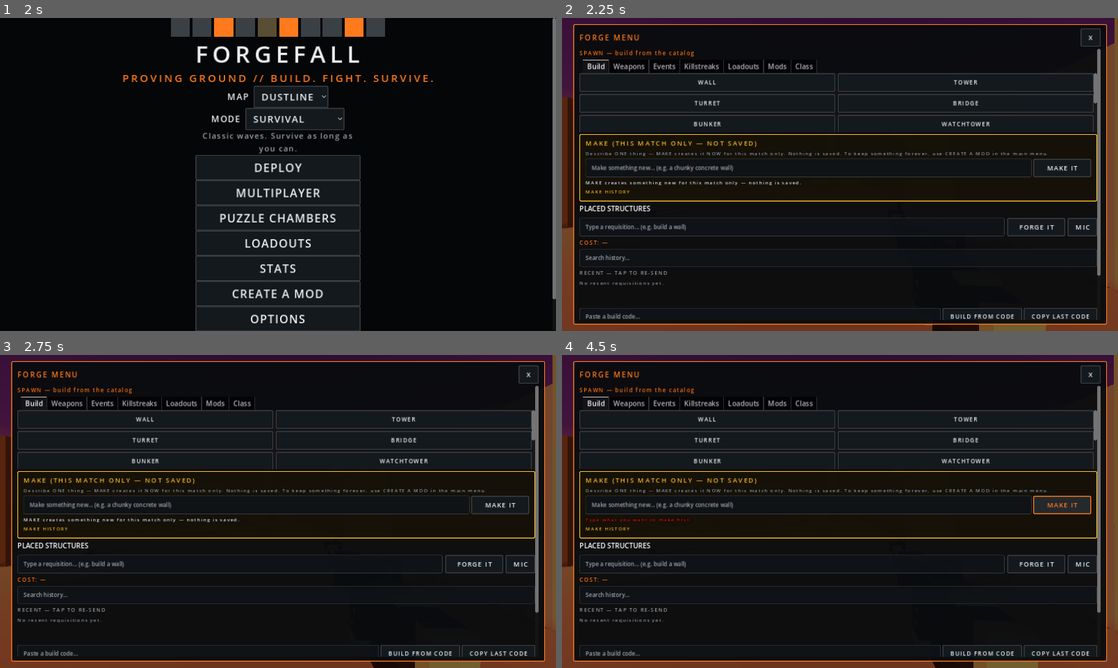
Above: before the commit, frames 1-4 (two rows, left to right).
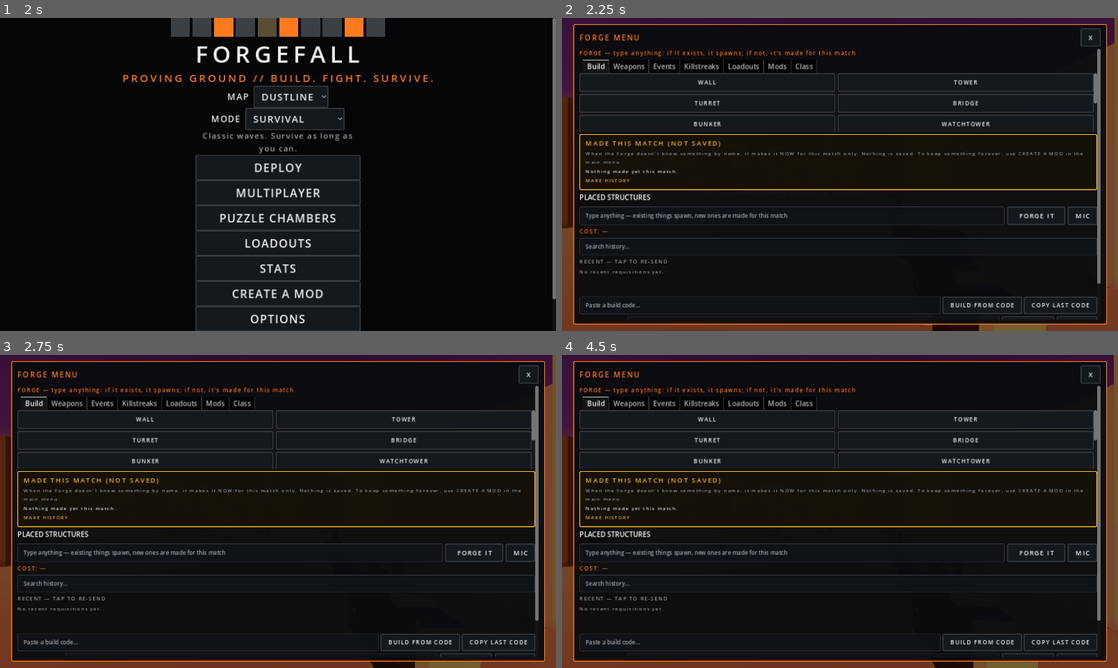
Above: after the commit, the same moments.

Repository: vatherty/FORGEFALL
Game: Godot game, scene res://scenes/main.tscn
Two runs of this game, one before a commit and one after it. Both use one fixed random seed, a clock stepped at 60 frames per second and the inputs below.
Inputs (mouse positions are in pixels of both pictures, inside the frame that each line leads up to):
- Up to frame 1 (2 s): click "DUSTLINE" at 0.5 s; click "SURVIVAL" at 1.25 s
- Up to frame 2 (2.25 s): click "DEPLOY" at 2 s
- Up to frame 3 (2.75 s): no input
- Up to frame 4 (4.5 s): click "X" at 2.75 s; click "FORGE" at 3.5 s; click (1062, 505) at 4.25 s, where only the run before the commit has a clickable "MAKE IT"

Frame 1 is identical in both runs. In frame 2, 7.0% of the frame differs, in the area x 3-97%, y 10-97%; in frame 3, 7.0%; in frame 4, 7.3%.

Commit message:
FORGEFALL v0.5.12 source sync: scripts/ui/forge_menu.gd

Diff:
--- a/scripts/ui/forge_menu.gd
+++ b/scripts/ui/forge_menu.gd
@@ -100,19 +100,30 @@
 var _wired := false
 var _mic_button: Button
 var _speech: SpeechInput
-# v0.5.3 Forge MAKE (session-scoped creation): ONE prompt box. MAKE
-# calls the same ModCreator.generate() entry point the Create-a-Mod
-# menu uses, but NEVER install() — the made thing lives in this match
-# only and nothing is written to user://mods/.
+# v0.5.12 UNIFIED FORGE (Colin's design): ONE prompt box. The old
+# SPAWN box and MAKE box are merged: the single box resolves first
+# (an installed mod / base weapon / structure / catalog entry spawns
+# as-is) and only generates when nothing exists (MAKE: session-scoped,
+# never saved). The MAKE panel below holds the status line + history
+# for what this match made — it has NO input of its own anymore.
 var _spawn_label: Label
 var _make_panel: PanelContainer
 var _make_title: Label
 var _make_explainer: Label
-var _make_input: LineEdit
-var _make_button: Button
 var _make_status: Label
 var _make_creator: ModCreator
 var _make_generating := false
+# v0.5.12 UNIFIED FORGE: the prompt the single box submitted that is
+# still awaiting its forge_result ("" = none). When the pipeline
+# answers "Don't know" for it (nothing exists by that name), the menu
+# falls back to MAKE generation with the same prompt — resolve first,
+# make if it doesn't exist. _unified_make_attempted guards the
+# fallback to once per prompt (MAKE failures report through the MAKE
+# status line, never back through forge_result, so no loop is
+# possible — the flag is belt-and-braces).
+var _unified_pending_prompt := ""
+var _unified_awaiting_result := false
+var _unified_make_attempted := false
 # v0.5.9 MAKE parity: the prompt awaiting generation (the manager
 # records it in MAKE history on success), and the MAKE-history list
 # (MAKE builds, most recent first — separate from the Forge-prompt
@@ -232,12 +243,13 @@
 	content_scroll.add_child(content)
 	_content_box = content
 
-	# SPAWN section header: the preset tabs + the typed requisition
-	# below build from the fixed catalog. MAKE (further down) is the
-	# separate, session-scoped creation path — never confuse the two.
+	# v0.5.12 UNIFIED FORGE: ONE box. The label below the presets says
+	# what the single prompt does: existing things spawn, new things
+	# are made for this match. (The old "SPAWN — build from the
+	# catalog" / "MAKE" split is gone — one box, one flow.)
 	_spawn_label = Label.new()
 	_spawn_label.name = "SpawnSectionLabel"
-	_spawn_label.text = "SPAWN — build from the catalog"
+	_spawn_label.text = "FORGE — type anything: if it exists, it spawns; if not, it's made for this match"
 	content.add_child(_spawn_label)
 
 	# Category tabs with preset buttons.
@@ -300,7 +312,7 @@
 	_prompt_row = prompt_row
 	_prompt_input = LineEdit.new()
 	_prompt_input.name = "PromptInput"
-	_prompt_input.placeholder_text = "Type a requisition... (e.g. build a wall)"
+	_prompt_input.placeholder_text = "Type anything — existing things spawn, new ones are made for this match"
 	_prompt_input.clear_button_enabled = true
 	_prompt_input.size_flags_horizontal = Control.SIZE_EXPAND_FILL
 	StencilStyle.style_lineedit(_prompt_input)
@@ -459,22 +471,25 @@
 	_apply_scale()
 
 
-# ------------------------------------------------------------------ v0.5.3 MAKE
-# MAKE (this match only — not saved): ONE prompt box. The player types a
-# single idea ("a chunky concrete wall"); MAKE feeds it verbatim to the
-# EXISTING generation pipeline (ModCreator.generate — the exact entry
-# point the Create-a-Mod menu uses) and applies the validated
-# candidate in-session via ForgeManager.apply_make (block or script —
-# script candidates run through the session loader, ForgeSessionMake).
-# Create-a-Mod remains the ONLY path that saves a permanent mod: MAKE
-# never calls install() and never writes to user://mods/. A candidate
-# that cannot run for a real reason shows its exact reason instead of
-# silently falling back to a preset.
+# ------------------------------------------------------------------ v0.5.12 UNIFIED FORGE
+# The MAKE panel is now STATUS + HISTORY only — it has NO input. The
+# single prompt box above is the only text input for Forge: on submit
+# the menu resolves first (Forge pipeline: installed mod / base
+# weapon / structure / catalog entry spawns as-is) and falls back to
+# MAKE generation only when the pipeline answers "Don't know"
+# (nothing exists by that name). MAKE still calls the EXISTING
+# generation pipeline read-only: ModCreator.generate(prompt) ->
+# generation_ready(candidate). install() is NEVER called from this
+# path — the candidate is applied in-session via
+# ForgeManager.apply_make (blocks and scripts; a script that cannot
+# run shows its exact reason). No silent fallback to a preset, ever.
+# Create-a-Mod remains the ONLY path that saves a permanent mod:
+# MAKE never calls install() and never writes to user://mods/.
 func _build_make_section() -> void:
 	var panel := PanelContainer.new()
 	panel.name = "MakePanel"
-	# Gold border + warm dark fill: visually distinct from the SPAWN
-	# presets (orange accent) and from Create-a-Mod (standalone menu).
+	# Gold border + warm dark fill: visually distinct from the preset
+	# tabs (orange accent) and from Create-a-Mod (standalone menu).
 	panel.add_theme_stylebox_override("panel", StencilStyle.panel(Color(0.09, 0.07, 0.03, 0.94), StencilStyle.GOLD, 2))
 	_content_box.add_child(panel)
 	_make_panel = panel
@@ -483,35 +498,16 @@
 	panel.add_child(box)
 	_make_title = Label.new()
 	_make_title.name = "MakeTitleLabel"
-	_make_title.text = "MAKE (this match only — not saved)"
+	_make_title.text = "MADE THIS MATCH (not saved)"
 	box.add_child(_make_title)
 	_make_explainer = Label.new()
 	_make_explainer.name = "MakeExplainerLabel"
-	_make_explainer.text = "Describe ONE thing — MAKE creates it NOW for this match only. Nothing is saved. To keep something forever, use CREATE A MOD in the main menu."
+	_make_explainer.text = "When the Forge doesn't know something by name, it makes it NOW for this match only. Nothing is saved. To keep something forever, use CREATE A MOD in the main menu."
 	_make_explainer.autowrap_mode = TextServer.AUTOWRAP_WORD_SMART
 	box.add_child(_make_explainer)
-	var row := HBoxContainer.new()
-	row.name = "MakeRow"
-	box.add_child(row)
-	_make_input = LineEdit.new()
-	_make_input.name = "MakePromptInput"
-	_make_input.placeholder_text = "Make something new... (e.g. a chunky concrete wall)"
-	_make_input.clear_button_enabled = true
-	_make_input.size_flags_horizontal = Control.SIZE_EXPAND_FILL
-	StencilStyle.style_lineedit(_make_input)
-	# Same focus rule as the other fields: keyboard only on tap.
-	_make_input.focus_mode = Control.FOCUS_CLICK
-	_make_input.text_submitted.connect(_on_make_pressed)
-	row.add_child(_make_input)
-	_make_button = Button.new()
-	_make_button.name = "MakeButton"
-	_make_button.text = "MAKE IT"
-	StencilStyle.style_button(_make_button)
-	_make_button.pressed.connect(_on_make_pressed)
-	row.add_child(_make_button)
 	_make_status = Label.new()
 	_make_status.name = "MakeStatusLabel"
-	_make_status.text = "MAKE creates something new for this match only — nothing is saved."
+	_make_status.text = "Nothing made yet this match."
 	_make_status.autowrap_mode = TextServer.AUTOWRAP_WORD_SMART
 	box.add_child(_make_status)
 	# v0.5.9 MAKE parity: MAKE history — the MAKE builds this match
@@ -574,12 +570,6 @@
 		StencilStyle.apply_title(_make_title, UiScale.scaled_font(22, vp), StencilStyle.GOLD, 3)
 	if _make_explainer != null:
 		StencilStyle.apply_body(_make_explainer, UiScale.scaled_font(17, vp), StencilStyle.TEXT_DIM, 2)
-	if _make_input != null:
-		_make_input.custom_minimum_size = Vector2(0, UiScale.scaled_size(56, vp))
-		_make_input.add_theme_font_size_override("font_size", UiScale.scaled_font(20, vp))
-	if _make_button != null:
-		_make_button.custom_minimum_size = Vector2(UiScale.scaled_size(200, vp), UiScale.scaled_size(56, vp))
-		_make_button.add_theme_font_size_override("font_size", UiScale.scaled_font(22, vp))
 	if _make_status != null:
 		StencilStyle.apply_body(_make_status, UiScale.scaled_font(17, vp), StencilStyle.TEXT, 2)
 	if _make_history_title != null:
@@ -716,8 +706,6 @@
 		_prompt_input.release_focus()
 	if _key_input != null and _key_input.has_focus():
 		_key_input.release_focus()
-	if _make_input != null and _make_input.has_focus():
-		_make_input.release_focus()
 	if _code_input != null and _code_input.has_focus():
 		_code_input.release_focus()
 	if _history_search_input != null and _history_search_input.has_focus():
@@ -847,6 +835,13 @@
 		_update_preview()
 		_refresh_history()
 		return
+	# v0.5.12 UNIFIED FORGE: this submit is awaiting a forge_result.
+	# If the pipeline answers "Don't know" (nothing exists by that
+	# name), _on_forge_result falls back to MAKE generation with the
+	# same prompt — resolve first, make if it doesn't exist.
+	_unified_pending_prompt = prompt
+	_unified_awaiting_result = true
+	_unified_make_attempted = false
 	forge.submit_prompt(prompt)
 	_prompt_input.clear()
 	_update_preview()
@@ -879,12 +874,18 @@
 	return _make_creator
 
 
-func _on_make_pressed(_text: String = "") -> void:
+## v0.5.12 UNIFIED FORGE: starts MAKE generation for `prompt` — the
+## single-box prompt the Forge pipeline answered "Don't know" for.
+## The prompt goes to the pipeline VERBATIM — no form, no composition,
+## no preset substitution. The _make_generating guard is the in-flight
+## guard (no double-submits); the Forge busy check keeps MAKE from
+## racing a pipeline build that is still running.
+func _start_make(prompt: String) -> void:
 	if _make_generating:
 		_show_make_status("Already making something — wait for it.")
 		return
-	var prompt := "" if _make_input == null else _make_input.text.strip_edges()
-	if prompt.is_empty():
+	var clean := prompt.strip_edges()
+	if clean.is_empty():
 		_show_make_error("Type what you want to make first.")
 		return
 	var forge := _get_forge()
@@ -896,19 +897,13 @@
 		_show_make_error("MAKE unavailable — creator not found.")
 		return
 	_make_generating = true
-	_make_pending_prompt = prompt
-	if _make_button != null:
-		_make_button.disabled = true
+	_make_pending_prompt = clean
 	_show_make_status("Making… (this match only — nothing is saved)")
-	# The single-box prompt goes to the pipeline VERBATIM — no form, no
-	# composition, no preset substitution.
-	creator.generate(prompt)
+	creator.generate(clean)
 
 
 func _on_make_generation_ready(candidate: Dictionary) -> void:
 	_make_generating = false
-	if _make_button != null:
-		_make_button.disabled = false
 	if not (candidate is Dictionary):
 		_show_make_error("MAKE failed: generation returned nothing.")
 		return
@@ -951,6 +946,10 @@
 	# loader, same result shape, just no history/undo/sync recording.
 	var player := get_tree().get_first_node_in_group("player") as Node3D
 	var root := get_tree().current_scene
+	# v0.5.12: current_scene can be null (headless / tests / a scene
+	# in transition) — the tree root is always a valid build parent.
+	if root == null:
+		root = get_tree().root
 	_make_pending_prompt = ""
 	var result := ForgeSessionMake.apply_candidate(candidate, player, root)
 	if bool(result.get("ok", false)):
@@ -1284,11 +1283,34 @@
 
 
 # ------------------------------------------------------------------ signals
+## True when a Forge failure message means "nothing exists by that
+## name" — the ONLY failure class that falls back to MAKE generation
+## in the unified flow. ForgeLLM.unknown_error produces "Don't know
+## '<prompt>' — try: ...". Refusals ("Can't do that with the available
+## blocks..."), cooldown/busy messages, and validation rejections
+## ("Forge rejected the spec...") are NOT eligible: a refusal is a
+## deliberate no, and a validation/cooldown failure must not spend a
+## generation on a prompt the pipeline already understood.
+static func is_make_fallback_message(message: String) -> bool:
+	return message.begins_with("Don't know")
+
+
 func _on_forge_result(success: bool, message: String) -> void:
 	_show_toast(message)
 	_refresh_budget()
 	_refresh_history()
 	_play("forge_success" if success else "forge_fail")
+	# v0.5.12 UNIFIED FORGE fallback: the pipeline didn't know the
+	# prompt — nothing exists by that name — so MAKE it (session
+	# scoped, never saved) with the same prompt. Once per prompt.
+	if _unified_awaiting_result:
+		_unified_awaiting_result = false
+		if not success and not _unified_make_attempted \
+				and is_make_fallback_message(message) \
+				and not _unified_pending_prompt.is_empty():
+			_unified_make_attempted = true
+			_start_make(_unified_pending_prompt)
+	_unified_pending_prompt = ""
 
 
 func _on_budget_changed(_amount: int) -> void:
